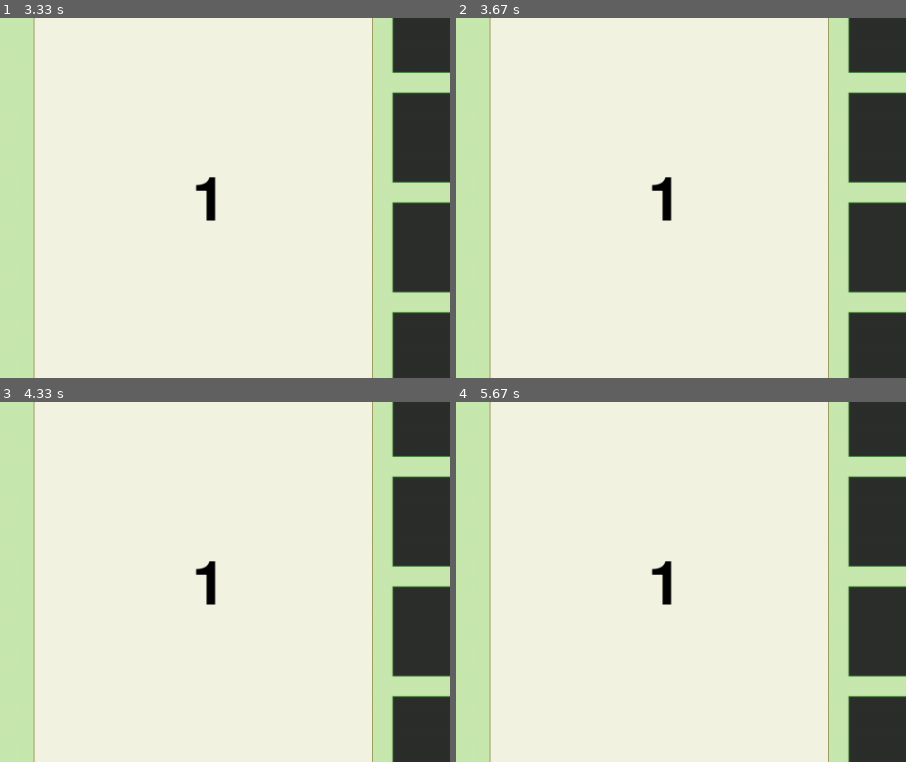
Above: before the commit, frames 1-4 (two rows, left to right).
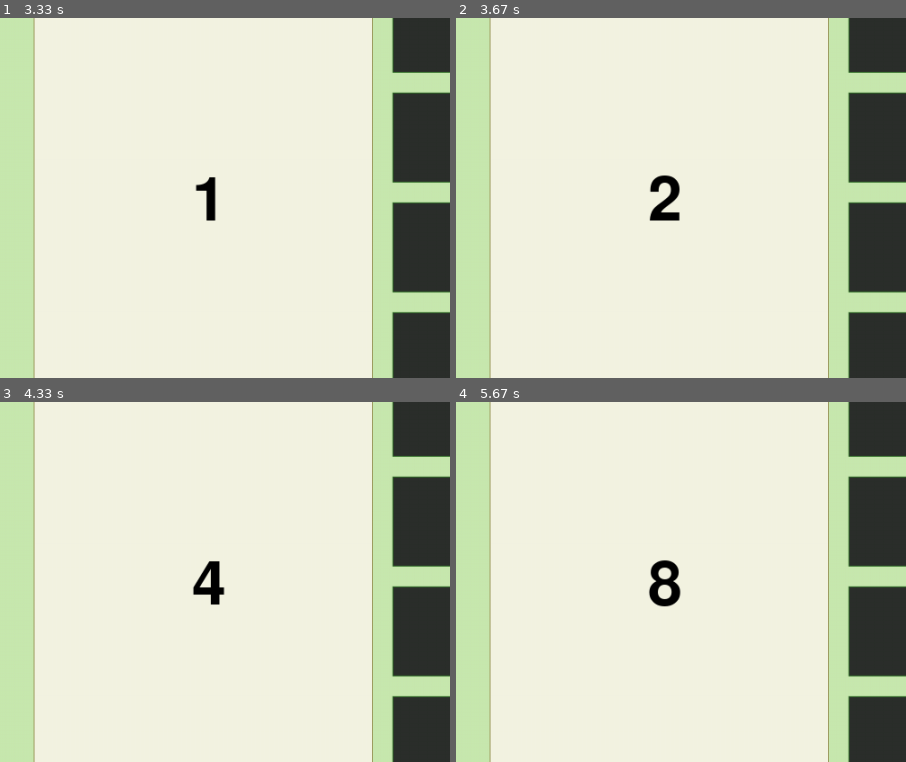
Above: after the commit, the same moments.

Repository: Veltays/GameJam
Game: pygame game, started from main.py
Two runs of this game, one before a commit and one after it. Both use one fixed random seed, a clock stepped at 60 frames per second and the inputs below.
Inputs (mouse positions are % of the whole screen's width and height, from its top left):
- Up to frame 1 (3.33 s): click (50, 50) at 0.38 s; click (19, 35) at 0.72 s; click (47, 33) at 1.88 s; click (36, 29) at 2.22 s; hold Esc 2.5-2.97 s; click (76, 41) at 2.58 s; click (71, 32) at 3.05 s
- Up to frame 2 (3.67 s): click (21, 31) at 3.38 s
- Up to frame 3 (4.33 s): click (54, 46) at 3.72 s; click (21, 44) at 4.05 s
- Up to frame 4 (5.67 s): click (35, 79) at 4.38 s; click (20, 87) at 4.72 s; click (34, 18) at 5.05 s; click (40, 46) at 5.38 s
The pictures show only the part of the screen within x 29-79%, y 22-72%; the shares and areas given below are measured in that part.

Frame 1 is identical in both runs. In frame 2, 0.5% of the frame differs, in the area x 42-50%, y 43-57%; in frame 3, 0.4%; in frame 4, 0.7%.

Commit message:
Probleme regler en utilisant simplement le return du key, cest une solution temporaire, donc bon revoir comment recuperer la position aussi

Diff:
--- a/ChoixNiveau/choixNiv.py
+++ b/ChoixNiveau/choixNiv.py
@@ -1,5 +1,5 @@
 from Constante import *
-from PygameFonct import *
+from MenuFonct import *
 from CrackheadSIM.CrackheadSIM import *
 import pygame
 
@@ -11,55 +11,54 @@
 class ChoixLVL:
 
         def __init__(self):
-            self.PyFonct = PyFonct()
+            self.MenuFonct = MenuFonct()
             self.Crackhead = Crackhead()
             self.BoucleLVL = True
 
         def demarer(self):
             while self.BoucleLVL:
-                self.PyFonct.effacerImageInterne(self.PyFonct.choixniveau)
+                self.MenuFonct.effacerImageInterne(self.MenuFonct.choixniveau)
 
-                point = self.PyFonct.recupererEvenementSouris()
-                self.ClickChoix(point)
+                self.ClickChoix()
 
                 self.hoverChoix()
 
-                self.PyFonct.actualiserFenetreGraphique()
+                self.MenuFonct.actualiserFenetreGraphique()
 
 
-        def ClickChoix(self, point):
+        def ClickChoix(self):
+            point = self.MenuFonct.recupererCoordonnerClick()
             if point is not None:
-                print(point)
-                if self.PyFonct.rangePolygone(Const.CHOIXCRACKEAD, point):
+                if self.MenuFonct.rangePolygone(Const.CHOIXCRACKEAD, point):
                     print("Bouton Crackhead Tycoon")
                     self.Crackhead.run_Crackhead()
                     self.Crackhead.boolCrack = True
 
-                elif self.PyFonct.rangePolygone(Const.CHOIXPARC, point):
+                elif self.MenuFonct.rangePolygone(Const.CHOIXPARC, point):
                     print("Bouton Parc simulator")
 
-                elif self.PyFonct.rangePolygone(Const.CHOIXNERD, point):
+                elif self.MenuFonct.rangePolygone(Const.CHOIXNERD, point):
                     print("Bouton NErd life")
 
-                elif self.PyFonct.rangePolygone(Const.CHOIXFEET, point):
+                elif self.MenuFonct.rangePolygone(Const.CHOIXFEET, point):
                     print("Bouton Feet seeker")
-                elif self.PyFonct.rangePolygone(Const.BACKCHOIXBUTTON,point):
+                elif self.MenuFonct.rangePolygone(Const.BACKCHOIXBUTTON,point):
                     self.BoucleLVL = False
 
         def hoverChoix(self):
-            point = self.PyFonct.mouseCOORD()
+            point = self.MenuFonct.mouseCOORD()
             if point is not None:
-                if self.PyFonct.rangePolygone(Const.CHOIXCRACKEAD, point):
-                    self.PyFonct.afficherImage(230, 175, self.PyFonct.choixHover)
+                if self.MenuFonct.rangePolygone(Const.CHOIXCRACKEAD, point):
+                    self.MenuFonct.afficherImage(230, 175, self.MenuFonct.choixHover)
 
-                elif self.PyFonct.rangePolygone(Const.CHOIXPARC, point):
-                    self.PyFonct.afficherImage(230, 311, self.PyFonct.choixHover)
+                elif self.MenuFonct.rangePolygone(Const.CHOIXPARC, point):
+                    self.MenuFonct.afficherImage(230, 311, self.MenuFonct.choixHover)
 
-                elif self.PyFonct.rangePolygone(Const.CHOIXNERD, point):
-                    self.PyFonct.afficherImage(230, 447, self.PyFonct.choixHover)
+                elif self.MenuFonct.rangePolygone(Const.CHOIXNERD, point):
+                    self.MenuFonct.afficherImage(230, 447, self.MenuFonct.choixHover)
 
-                elif self.PyFonct.rangePolygone(Const.CHOIXFEET, point):
-                    self.PyFonct.afficherImage(230, 583, self.PyFonct.choixHover)
+                elif self.MenuFonct.rangePolygone(Const.CHOIXFEET, point):
+                    self.MenuFonct.afficherImage(230, 583, self.MenuFonct.choixHover)
 
-                elif self.PyFonct.rangePolygone(Const.BACKCHOIXBUTTON, point):
-                    self.PyFonct.afficherImage(862, 50, self.PyFonct.BackChoixHover)
+                elif self.MenuFonct.rangePolygone(Const.BACKCHOIXBUTTON, point):
+                    self.MenuFonct.afficherImage(862, 50, self.MenuFonct.BackChoixHover)
--- a/Constante.py
+++ b/Constante.py
@@ -1,31 +1,31 @@
-
 class Const:
     # Dessin de chaque forme de l'accueil
 
-    BTNPLAY_ACCUEIL =    [(324, 215), (694, 215), (667, 266), (694, 315), (324, 315), (357, 266)]
+    BTNPLAY_ACCUEIL = [(324, 215), (694, 215), (667, 266), (694, 315), (324, 315), (357, 266)]
     BTNSETTING_ACCUEIL = [(324, 359), (694, 359), (667, 410), (694, 459), (324, 459), (357, 410)]
-    BTNQUIT_ACCUEIL =    [(324, 502), (694, 502), (667, 553), (694, 602), (324, 602), (357, 553)]
+    BTNQUIT_ACCUEIL = [(324, 502), (694, 502), (667, 553), (694, 602), (324, 602), (357, 553)]
     BTNMUSIQUE_ACCUEIL = [(867, 673), (974, 673), (974, 715), (867, 715)]
-
 
     # Dessin de chaque forme de l'accueil
     n = 136
-    CHOIXCRACKEAD = [(195, 238), (248, 223), (281, 180), (499, 193), (714, 180), (745, 223), (776, 238), (745, 256), (714, 300), (499, 293), (281, 300), (248, 259)]
-    CHOIXPARC = [(195, 238+n), (248, 223+n), (281, 180+n), (499, 193+n), (714, 180+n), (745, 223+n), (776, 238+n), (745, 256+n), (714, 300+n), (499, 293+n), (281, 300+n), (248, 259+n)]
-    CHOIXNERD = [(195, 238 + n*2), (248, 223 + n*2), (281, 180 + n*2), (499, 193 + n*2), (714, 180 + n*2), (745, 223 + n*2),(776, 238 + n*2), (745, 256 + n*2), (714, 300 + n*2), (499, 293 + n*2), (281, 300 + n*2), (248, 259 + n*2)]
-    CHOIXFEET = [(195, 238 + n*3), (248, 223 + n*3), (281, 180 + n*3), (499, 193 + n*3), (714, 180 + n*3), (745, 223 + n*3),(776, 238 + n*3), (745, 256 + n*3), (714, 300 + n*3), (499, 293 + n*3), (281, 300 + n*3), (248, 259 + n*3)]
+    CHOIXCRACKEAD = [(195, 238), (248, 223), (281, 180), (499, 193), (714, 180), (745, 223), (776, 238), (745, 256),
+                     (714, 300), (499, 293), (281, 300), (248, 259)]
+    CHOIXPARC = [(195, 238 + n), (248, 223 + n), (281, 180 + n), (499, 193 + n), (714, 180 + n), (745, 223 + n),
+                 (776, 238 + n), (745, 256 + n), (714, 300 + n), (499, 293 + n), (281, 300 + n), (248, 259 + n)]
+    CHOIXNERD = [(195, 238 + n * 2), (248, 223 + n * 2), (281, 180 + n * 2), (499, 193 + n * 2), (714, 180 + n * 2),
+                 (745, 223 + n * 2), (776, 238 + n * 2), (745, 256 + n * 2), (714, 300 + n * 2), (499, 293 + n * 2),
+                 (281, 300 + n * 2), (248, 259 + n * 2)]
+    CHOIXFEET = [(195, 238 + n * 3), (248, 223 + n * 3), (281, 180 + n * 3), (499, 193 + n * 3), (714, 180 + n * 3),
+                 (745, 223 + n * 3), (776, 238 + n * 3), (745, 256 + n * 3), (714, 300 + n * 3), (499, 293 + n * 3),
+                 (281, 300 + n * 3), (248, 259 + n * 3)]
 
     BACKCHOIXBUTTON = [(868, 51), (968, 51), (968, 88), (866, 88)]
-
 
     # Constante d'initialisation
     WIDTH = 1000
     HEIGHT = 800
 
-
-
-
-    #Constante d'image
+    # Constante d'image
     LOGO = "Images/Autre/Logo.png"
 
     ECRANACCUEIL = "Images/Menu/AccueilON.png"
@@ -39,10 +39,10 @@
     HOVERACCUEIL = "Images/Menu/HoverAccueil.png"
     HOVERMUSIQE = "Images/Menu/HoverMusique.png"
 
-    #Constante d'image du jeu crackhead
+    # Constante d'image du jeu crackhead
 
     JEUCRACKED = "Images/CrackheadSIM/CrackheadFOND.png"
 
-    #COULEURS
+    # COULEURS
     BLACK = (0, 0, 0)
     WHITE = (255, 255, 255)
--- /dev/null
+++ b/CrackheadSIM/CrackFonct.py
@@ -0,0 +1,40 @@
+import pygame
+
+from Constante import *
+
+
+
+
+class FonctionCrack:
+    def __init__(self):
+        # Initialisation de pygame
+        pygame.init()
+        # --------------------------------------------------------------------------------------------------------------
+        # -----------------------------Chargement des images -----------------------------------------------------------
+        # ----------------------------Relatif au jeu cracksim------------------
+        self.logo = pygame.image.load(Const.LOGO)
+        self.crackheadFOND = pygame.image.load(Const.JEUCRACKED)
+        # ---------------------------Reste du bordel--------------------------------------------------------------------
+        # ---------------------------Dimensions de la fenêtre----------------
+        self.screen = pygame.display.set_mode((Const.WIDTH, Const.HEIGHT))
+        # ---------------------------Nom de la fenetre----------------------
+        pygame.display.set_caption("CrackHead Tycoon")
+        # ---------------------------Icone de la fenetre----------------------
+        pygame.display.set_icon(self.logo)
+
+    def recupererEvenement(self):
+        for event in pygame.event.get():
+            if event.type == pygame.QUIT:
+                exit()
+            elif event.type == pygame.MOUSEBUTTONDOWN:
+                if event.button == pygame.BUTTON_LEFT:
+                    return event.button
+            elif event.type == pygame.KEYDOWN:
+                if event.key == pygame.K_ESCAPE:
+                    return event.key
+
+    def actualiserFenetreGraphique(self):
+        pygame.display.flip()
+
+    def effacerImageInterne(self, image):
+        self.screen.blit(image, (0, 0, 1016, 780), (0, 0, Const.WIDTH, Const.HEIGHT))
--- a/CrackheadSIM/CrackheadSIM.py
+++ b/CrackheadSIM/CrackheadSIM.py
@@ -1,6 +1,6 @@
 import time
 
-from PygameFonct import *
+from CrackheadSIM.CrackFonct import *
 from Constante import *
 import pygame
 
@@ -10,7 +10,7 @@
 
     def __init__(self):
         self.boolCrack = True
-        self.PyFonct = PyFonct()
+        self.CrackFonct = FonctionCrack()
         self.compteurClick = 1
         self.upgradeClick = 1
 
@@ -20,31 +20,22 @@
         font = pygame.font.Font(None, 100)
 
         while self.boolCrack:
-            self.recupererElementClavier()
+            self.recupererLesEvenements()
             score = font.render(str(self.compteurClick), 1, (0, 0, 0))   #style
-            self.CompteurDeClick()
 
-            self.PyFonct.effacerImageInterne(self.PyFonct.crackheadFOND)
-            self.PyFonct.screen.blit(score, (500, 350))  # Affichage
-            self.PyFonct.actualiserFenetreGraphique()
+            self.CrackFonct.effacerImageInterne(self.CrackFonct.crackheadFOND)
+            self.CrackFonct.screen.blit(score, (500, 350))  # Affichage
+            self.CrackFonct.actualiserFenetreGraphique()
 
 
 
-
-
-
-
-    def CompteurDeClick(self):
-        point = self.PyFonct.recupererEvenementSouris()
-        if point != None:
-            self.compteurClick = self.compteurClick + self.upgradeClick
-            point = None
-            self.PyFonct.screen.fill(Const.WHITE)
-            print(self.compteurClick)
-
-
-    def recupererElementClavier(self):
-        evenement = self.PyFonct.recupererEvenementClavier()
+    def recupererLesEvenements(self):
+        evenement = self.CrackFonct.recupererEvenement()
         if evenement == pygame.K_ESCAPE:
             print("Échap détecté:", evenement)
             self.boolCrack = False
+        if evenement == pygame.BUTTON_LEFT:
+            self.compteurClick = self.compteurClick + self.upgradeClick
+            point = None
+            self.CrackFonct.screen.fill(Const.WHITE)
+            print(self.compteurClick)
--- a/PygameFonct.py
+++ b/MenuFonct.py
@@ -1,8 +1,9 @@
 import pygame
+
 from Constante import *
 
 
-class PyFonct:
+class MenuFonct:
     def __init__(self):
         # Initialisation de pygame
         pygame.init()
@@ -18,10 +19,6 @@
         self.choixHover = pygame.image.load(Const.HOVERCHOIX)
         self.accueilHover = pygame.image.load(Const.HOVERACCUEIL)
         self.musiqueHover = pygame.image.load(Const.HOVERMUSIQE)
-
-        # ----------------------------Relatif au jeu cracksim------------------
-        self.crackheadFOND = pygame.image.load(Const.JEUCRACKED)
-
         # ---------------------------Reste du bordel--------------------------------------------------------------------
         # ---------------------------Dimensions de la fenêtre----------------
         self.screen = pygame.display.set_mode((Const.WIDTH, Const.HEIGHT))
@@ -33,24 +30,13 @@
     def mouseCOORD(self):
         return pygame.mouse.get_pos()
 
-    def recupererEvenementSouris(self):
+    def recupererCoordonnerClick(self):
         for event in pygame.event.get():
             if event.type == pygame.QUIT:
                 exit()
             elif event.type == pygame.MOUSEBUTTONDOWN:
                 if event.button == pygame.BUTTON_LEFT:
                     return event.pos
-
-    def recupererEvenementClavier(self):
-        for event in pygame.event.get():
-            if event.type == pygame.QUIT:
-                exit()
-            elif event.type == pygame.KEYDOWN:
-                if event.key == pygame.K_SPACE:
-                    return event.key
-                elif event.key == pygame.K_ESCAPE:
-                    return event.key
-                return event.key
 
     def afficherImage(self, x, y, image):
         rect = image.get_rect()
--- a/menu.py
+++ b/menu.py
@@ -1,13 +1,13 @@
 import pygame
 from ChoixNiveau.choixNiv import *
-from PygameFonct import *
+from MenuFonct import *
 from Constante import *
 import time
 
 class Menu:
     def __init__(self):
         self.Const = Const()
-        self.PyFonct = PyFonct()
+        self.MenuFonct = MenuFonct()
         self.choixniv = ChoixLVL()
         self.BTNMUSIQUE = 'ON'
 
@@ -16,52 +16,51 @@
         while True:
             self.ClickMenu()
             self.Hover()
-            self.PyFonct.actualiserFenetreGraphique()
+            self.MenuFonct.actualiserFenetreGraphique()
 
     def Hover(self):
-        point = self.PyFonct.mouseCOORD()
+        point = self.MenuFonct.mouseCOORD()
         if point is not None:
-            print(point)
-            if self.PyFonct.rangePolygone(Const.BTNPLAY_ACCUEIL, point):
-                self.PyFonct.afficherImage(231, 229, self.PyFonct.triangle_selection)
-                self.PyFonct.afficherImage(340, 213, self.PyFonct.accueilHover)
+            if self.MenuFonct.rangePolygone(Const.BTNPLAY_ACCUEIL, point):
+                self.MenuFonct.afficherImage(231, 229, self.MenuFonct.triangle_selection)
+                self.MenuFonct.afficherImage(340, 213, self.MenuFonct.accueilHover)
 
-            elif self.PyFonct.rangePolygone(Const.BTNSETTING_ACCUEIL, point):
-                self.PyFonct.afficherImage(231, 368, self.PyFonct.triangle_selection)
-                self.PyFonct.afficherImage(340, 356, self.PyFonct.accueilHover)
+            elif self.MenuFonct.rangePolygone(Const.BTNSETTING_ACCUEIL, point):
+                self.MenuFonct.afficherImage(231, 368, self.MenuFonct.triangle_selection)
+                self.MenuFonct.afficherImage(340, 356, self.MenuFonct.accueilHover)
 
-            elif self.PyFonct.rangePolygone(Const.BTNQUIT_ACCUEIL, point):
-                self.PyFonct.afficherImage(231, 515, self.PyFonct.triangle_selection)
-                self.PyFonct.afficherImage(340, 499, self.PyFonct.accueilHover)
+            elif self.MenuFonct.rangePolygone(Const.BTNQUIT_ACCUEIL, point):
+                self.MenuFonct.afficherImage(231, 515, self.MenuFonct.triangle_selection)
+                self.MenuFonct.afficherImage(340, 499, self.MenuFonct.accueilHover)
 
-            elif self.PyFonct.rangePolygone(Const.BTNMUSIQUE_ACCUEIL, point):
-                self.PyFonct.afficherImage(867, 673, self.PyFonct.musiqueHover)
+            elif self.MenuFonct.rangePolygone(Const.BTNMUSIQUE_ACCUEIL, point):
+                self.MenuFonct.afficherImage(867, 673, self.MenuFonct.musiqueHover)
             else:
-                self.PyFonct.effacerImageInterne(self.PyFonct.accueil)
+                self.MenuFonct.effacerImageInterne(self.MenuFonct.accueil)
 
     def ClickMenu(self):
-        point = self.PyFonct.recupererEvenementSouris()
+        point = self.MenuFonct.recupererCoordonnerClick()
         if point is not None:
-            print(point)
-            if self.PyFonct.rangePolygone(Const.BTNPLAY_ACCUEIL, point):
+            if self.MenuFonct.rangePolygone(Const.BTNPLAY_ACCUEIL, point):
                 self.choixniv.demarer()
                 self.choixniv.BoucleLVL = True
 
-            elif self.PyFonct.rangePolygone(Const.BTNSETTING_ACCUEIL, point):
+            elif self.MenuFonct.rangePolygone(Const.BTNSETTING_ACCUEIL, point):
                 print("Bouton Setting cliquer") # x + 4 et y + 8
 
-            elif self.PyFonct.rangePolygone(Const.BTNMUSIQUE_ACCUEIL, point):
+            elif self.MenuFonct.rangePolygone(Const.BTNMUSIQUE_ACCUEIL, point):
+                print("rentrer")
                 if self.BTNMUSIQUE == 'ON':
                     self.BTNMUSIQUE = 'OFF'
-                    self.PyFonct.accueil = pygame.image.load('Images/Menu/AccueilON.png')
-                    self.PyFonct.effacerImageInterne(self.PyFonct.accueil)
+                    self.MenuFonct.accueil = pygame.image.load('Images/Menu/AccueilOFF.png')
+                    self.MenuFonct.effacerImageInterne(self.MenuFonct.accueil)
 
                 elif self.BTNMUSIQUE == 'OFF':
                     self.BTNMUSIQUE = 'ON'
-                    self.PyFonct.accueil = pygame.image.load('Images/Menu/AccueilOFF.png')
-                    self.PyFonct.effacerImageInterne(self.PyFonct.accueil)
+                    self.MenuFonct.accueil = pygame.image.load('Images/Menu/AccueilON.png')
+                    self.MenuFonct.effacerImageInterne(self.MenuFonct.accueil)
 
-            elif self.PyFonct.rangePolygone(Const.BTNQUIT_ACCUEIL, point):
+            elif self.MenuFonct.rangePolygone(Const.BTNQUIT_ACCUEIL, point):
                 exit()
 
-            self.PyFonct.actualiserFenetreGraphique()
+            self.MenuFonct.actualiserFenetreGraphique()
